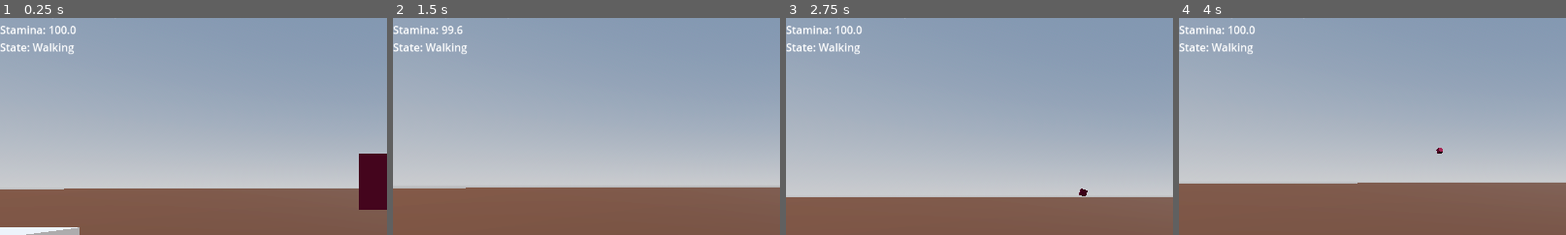
Above: before the commit, frames 1-4 (left to right).
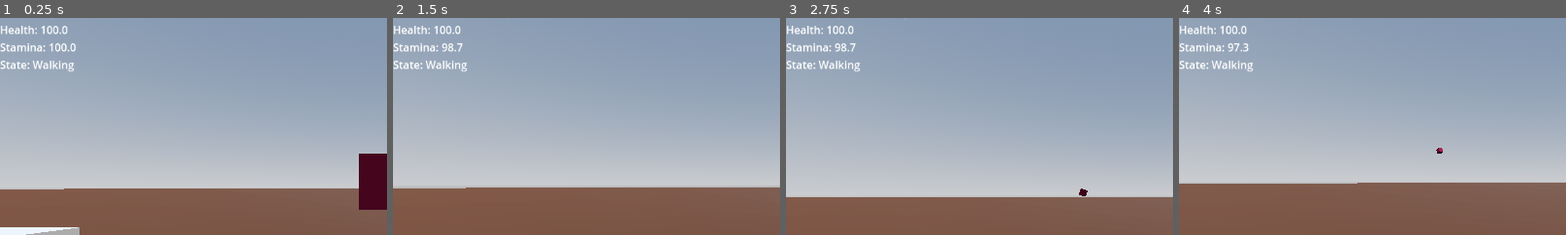
Above: after the commit, the same moments.

Repository: FreedominaStonyField/first-person-rpg
Game: Godot game, scene res://scenes/levels/movement_test_level.tscn
Two runs of this game, one before a commit and one after it. Both use one fixed random seed, a clock stepped at 60 frames per second and the inputs below.
Inputs (mouse positions are % of the whole screen's width and height, from its top left):
- Up to frame 1 (0.25 s): no input
- Up to frame 2 (1.5 s): move the mouse to (55, 50) at 0.52 s; hold E (interact) 0.53-1.28 s; hold W (move_forward) from 0.53 s (still down); tap Space (jump) at 0.77 s; move the mouse to (45, 50) at 1.27 s; tap Shift (sprint) at 1.35 s
- Up to frame 3 (2.75 s): keep holding W (move_forward); tap Space (jump) at 1.52 s; move the mouse to (52, 48) at 2.02 s; hold E (interact) from 2.03 s (still down)
- Up to frame 4 (4 s): keep holding W (move_forward); move the mouse to (49, 52) at 2.77 s; release E (interact) at 2.78 s; tap Shift (sprint) at 2.85 s; tap Space (jump) at 3.02, 3.77 s; move the mouse to (57, 51) at 3.52 s; hold E (interact) from 3.53 s (still down)
The pictures show only the part of the screen within x 0-50%, y 11-61%; the shares and areas given below are measured in that part.

The runs differ from the first frame. In frame 1, 1.2% of the frame differs, in the area x 0-20%, y 3-25%; in frame 2, 1.1%; in frame 3, 1.1%; in frame 4, 1.1%.

Commit message:
Add hurtbox damage and health debugging

Diff:
--- /dev/null
+++ b/scenes/levels/hurtbox_area.gd
@@ -0,0 +1,22 @@
+extends Area3D
+
+@export var damage_amount := 10.0
+
+func _ready() -> void:
+    connect("body_entered", Callable(self, "_on_body_entered"))
+
+func _on_body_entered(body: Node) -> void:
+    var stats := _find_player_stats(body)
+    if stats:
+        stats.take_damage(damage_amount)
+
+func _find_player_stats(node: Node) -> PlayerStats:
+    if not node:
+        return null
+    if node is PlayerStats:
+        return node
+    if node.has_node("Stats"):
+        var child := node.get_node("Stats")
+        if child is PlayerStats:
+            return child
+    return _find_player_stats(node.get_parent())
--- a/scenes/levels/movement_test_level.tscn
+++ b/scenes/levels/movement_test_level.tscn
@@ -1,6 +1,7 @@
-[gd_scene load_steps=9 format=3 uid="uid://byhmi4owupg24"]
+[gd_scene load_steps=12 format=3 uid="uid://byhmi4owupg24"]
 
 [ext_resource type="PackedScene" uid="uid://d20kn72k08ytb" path="res://scenes/shared/PlayerController.tscn" id="1_tiyb6"]
+[ext_resource type="Script" uid="uid://c1h6h9cxz8dtb" path="res://scenes/levels/hurtbox_area.gd" id="3_ba3xl"]
 
 [sub_resource type="ProceduralSkyMaterial" id="ProceduralSkyMaterial_gnott"]
 sky_horizon_color = Color(0.66224277, 0.6717428, 0.6867428, 1)
@@ -25,6 +26,13 @@
 
 [sub_resource type="BoxMesh" id="BoxMesh_8fgqa"]
 material = SubResource("StandardMaterial3D_tiyb6")
+
+[sub_resource type="BoxMesh" id="BoxMesh_tiyb6"]
+
+[sub_resource type="StandardMaterial3D" id="StandardMaterial3D_8fgqa"]
+albedo_color = Color(0.86796814, 0, 0.114011995, 1)
+
+[sub_resource type="BoxShape3D" id="BoxShape3D_lr7ap"]
 
 [node name="MovementTestLevel" type="Node3D"]
 
@@ -57,11 +65,22 @@
 [node name="Marker4" type="CSGBox3D" parent="."]
 transform = Transform3D(1, 0, 0, 0, 1, 0, 0, 0, 1, -4.992118, 0, 3)
 
-[node name="RigidBody3D" type="RigidBody3D" parent="."]
+[node name="RigidbodyCrateTest" type="RigidBody3D" parent="."]
 transform = Transform3D(1, 0, 0, 0, 1, 0, 0, 0, 1, 0, 1.3709861, -5.5356827)
 
-[node name="CollisionShape3D" type="CollisionShape3D" parent="RigidBody3D"]
+[node name="CollisionShape3D" type="CollisionShape3D" parent="RigidbodyCrateTest"]
 shape = SubResource("BoxShape3D_tiyb6")
 
-[node name="MeshInstance3D" type="MeshInstance3D" parent="RigidBody3D"]
+[node name="MeshInstance3D" type="MeshInstance3D" parent="RigidbodyCrateTest"]
 mesh = SubResource("BoxMesh_8fgqa")
+
+[node name="Hurtbox" type="Area3D" parent="."]
+transform = Transform3D(1, 0, 0, 0, 1, 0, 0, 0, 1, 3.7439573, 0, 0)
+script = ExtResource("3_ba3xl")
+
+[node name="MeshInstance3D" type="MeshInstance3D" parent="Hurtbox"]
+mesh = SubResource("BoxMesh_tiyb6")
+surface_material_override/0 = SubResource("StandardMaterial3D_8fgqa")
+
+[node name="CollisionShape3D" type="CollisionShape3D" parent="Hurtbox"]
+shape = SubResource("BoxShape3D_lr7ap")
--- /dev/null
+++ b/scenes/levels/rollinglog.gd
@@ -0,0 +1,51 @@
+extends RigidBody3D
+
+@export var damage_on_hit := 50.0
+@export var drive_force := 120.0
+
+var _movement_axis := Vector3.RIGHT
+var _direction := 1
+var _direction_timer: Timer
+var _direction_interval := 1.0
+
+
+var direction_interval:
+	set(value):
+		_direction_interval = max(0.1, value)
+		if _direction_timer:
+			_direction_timer.wait_time = _direction_interval
+	get:
+		return _direction_interval
+
+
+# Called when the node enters the scene tree for the first time.
+func _ready() -> void:
+	contact_monitor = true
+	max_contacts_reported = 8
+	connect("body_entered", Callable(self, "_on_body_entered"))
+
+	_movement_axis = global_transform.basis.x.normalized()
+	_direction_timer = Timer.new()
+	_direction_timer.one_shot = false
+	_direction_timer.wait_time = direction_interval
+	_direction_timer.autostart = true
+	_direction_timer.timeout.connect(Callable(self, "_toggle_direction"))
+	add_child(_direction_timer)
+
+	# Give the log a little initial shove in the first direction.
+	apply_central_impulse(_movement_axis * drive_force * _direction)
+
+func _physics_process(_delta: float) -> void:
+	apply_central_force(_movement_axis * _direction * drive_force)
+
+func _toggle_direction() -> void:
+	_direction *= -1
+
+func _on_body_entered(body: Node) -> void:
+	if not body:
+		return
+
+
+# Called every frame. 'delta' is the elapsed time since the previous frame.
+func _process(delta: float) -> void:
+	pass
--- a/scenes/shared/PlayerStats.gd
+++ b/scenes/shared/PlayerStats.gd
@@ -5,6 +5,8 @@
 const HEALTH_REGEN_RATE := 1.5
 const STAMINA_REGEN_RATE := 8.0
 const MAGICKA_REGEN_RATE := 4.0
+
+@export var enable_regeneration := false
 
 var XP_PER_LEVEL := 100.0 * level
 var health := MAX_STAT
@@ -17,7 +19,8 @@
 	_log_all_stats("ready")
 
 func _process(delta: float) -> void:
-	_regenerate(delta)
+	if enable_regeneration:
+		_regenerate(delta)
 
 func _regenerate(delta: float) -> void:
 	_modify_core_stat("health", HEALTH_REGEN_RATE * delta, 0.0, MAX_STAT)
--- a/scenes/shared/player_controller.gd
+++ b/scenes/shared/player_controller.gd
@@ -53,9 +53,10 @@
 	var pos := global_position
 	var rot := rotation_degrees
 	var stamina_value: float = stats.stamina if stats else 0.0
+	var health_value: float = stats.health if stats else 0.0
 
 	var sprint_state := "Sprinting" if is_sprinting else "Walking"
-	debug_label.text = "Mouse: (%.0f, %.0f)\nPosition: (%.2f, %.2f, %.2f)\nRotation: (%.1f, %.1f, %.1f)\nStamina: %.1f\nState: %s" % [
+	debug_label.text = "Mouse: (%.0f, %.0f)\nPosition: (%.2f, %.2f, %.2f)\nRotation: (%.1f, %.1f, %.1f)\nHealth: %.1f\nStamina: %.1f\nState: %s" % [
 		mouse_pos.x,
 		mouse_pos.y,
 		pos.x,
@@ -64,6 +65,7 @@
 		rot.x,
 		rot.y,
 		rot.z,
+		health_value,
 		stamina_value,
 		sprint_state,
 	]
Not shown, added: scenes/levels/hurtbox_area.gd.uid
Not shown, added: scenes/levels/rollinglog.gd.uid
